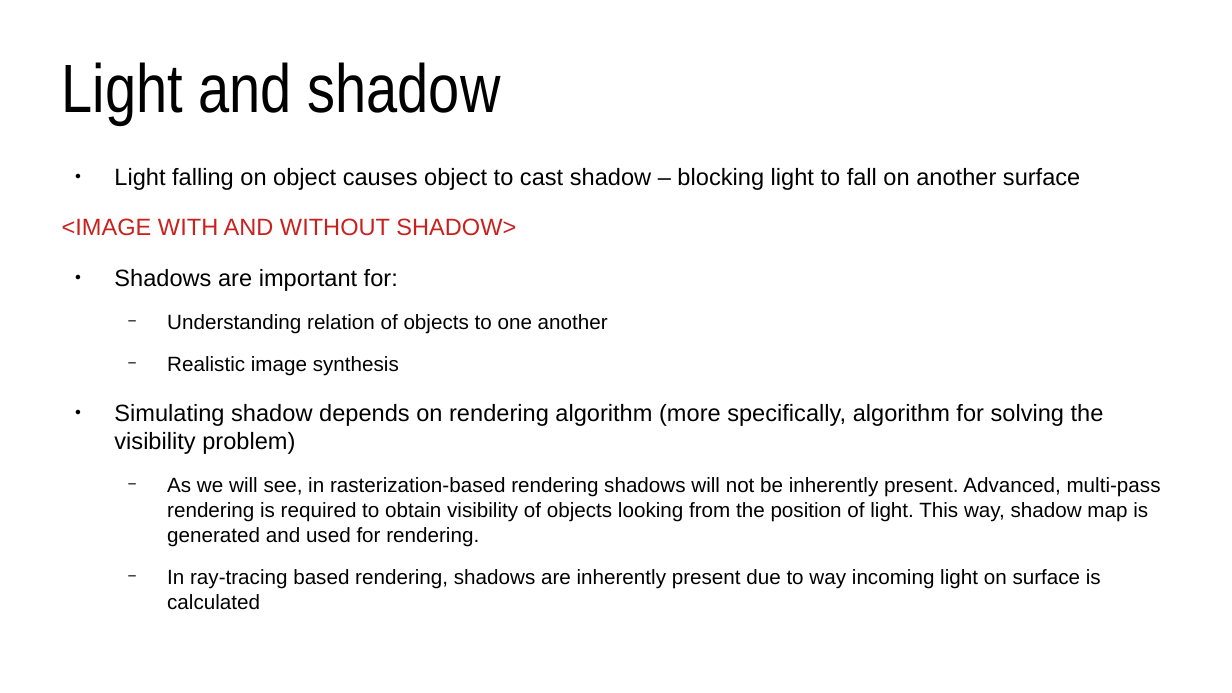
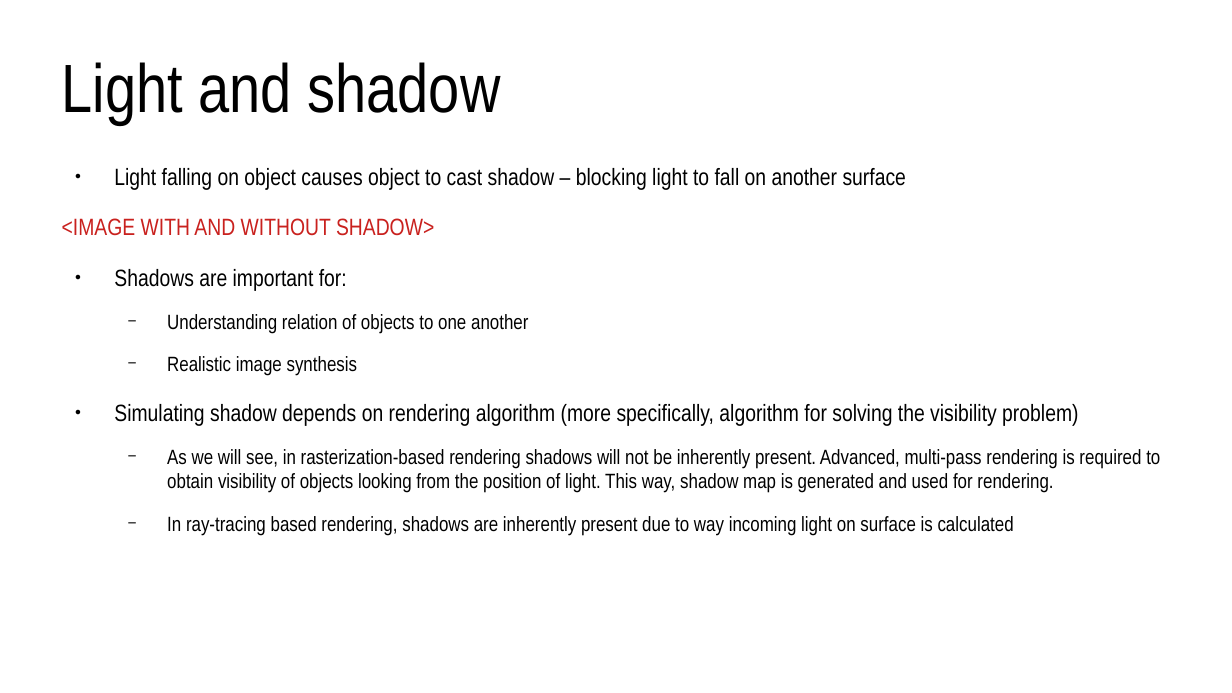
Before and after one commit to lorentzo/IntroductionToComputerGraphics, a slide deck: slide 23 of lectures/3_foundations_3d_scene/3_3_light.odp (slide 11 before the commit). Drawn at 1232x693 pixels with LibreOffice and Linux fonts; fonts in the diff are those of the drawing. Boxes give left, top, right and bottom in pixels: in the first picture for what was removed or moved away, otherwise in the second. Text is boxed around its words. In the diff, an @@ line names an element or a change of style, - is before the commit and + after.

Commit message:
light

```diff
--- a/lectures/3_foundations_3d_scene/3_3_light.odp
+++ b/lectures/3_foundations_3d_scene/3_3_light.odp
@@ text "Light falling on object causes ..." at (x1=62, y1=168, x2=1160, y2=535): font Arial to Arial Narrow @@
```
Also in this commit, not shown: 1 other slide changed, 13 slides added, 1 slide removed, 3 other files.
